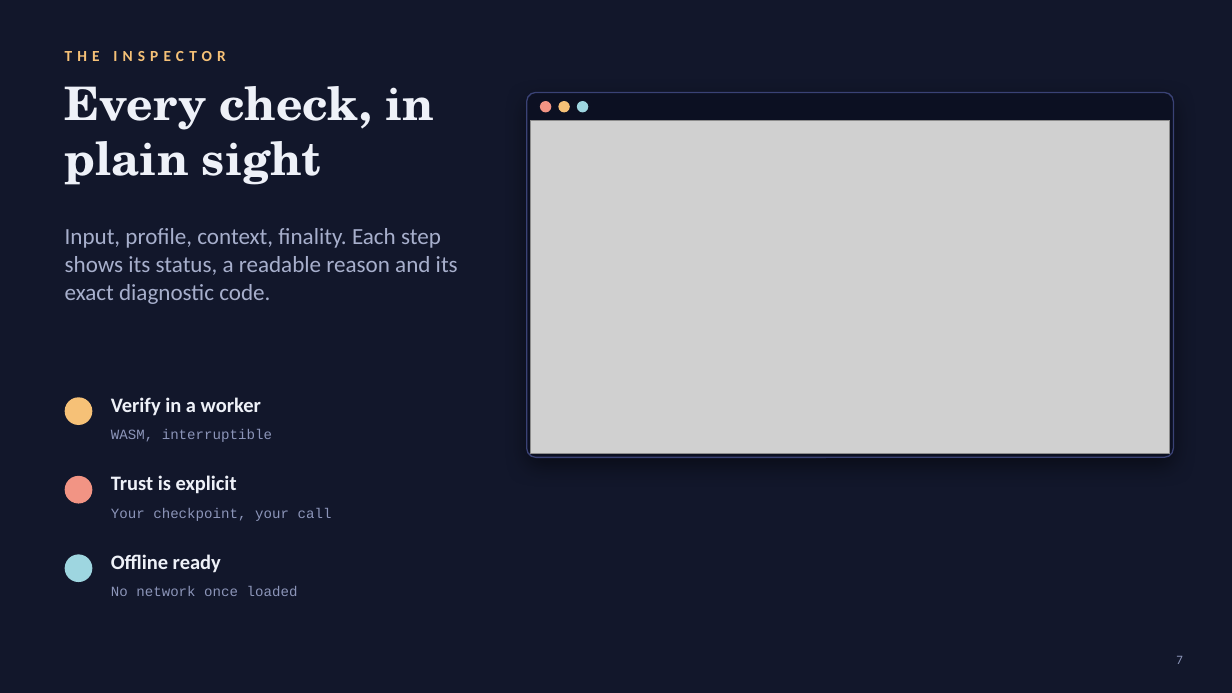
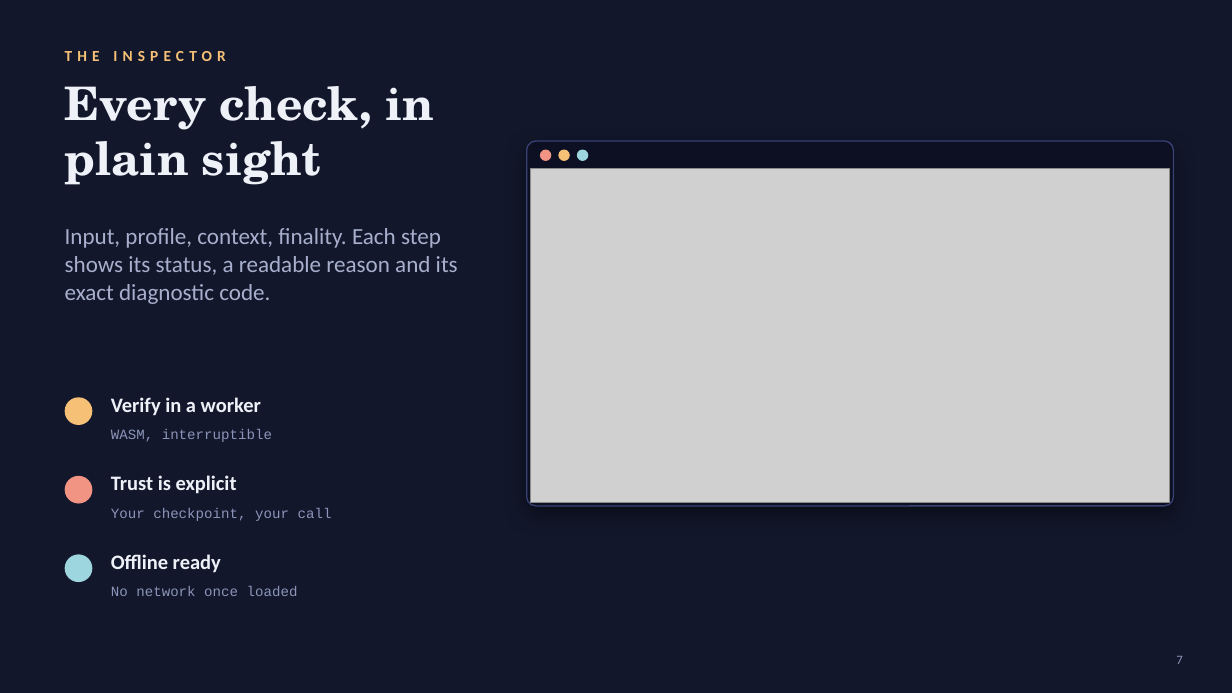
Before and after one commit to mansi0xc/monocle, a slide deck: slide 7 of Monocle-demo.pptx. Drawn at 1232x693 pixels with LibreOffice and Linux fonts; fonts in the diff are those of the drawing; grey boxes stand for pictures. Boxes give left, top, right and bottom in pixels: in the first picture for what was removed or moved away, otherwise in the second. Text is boxed around its words. In the diff, an @@ line names an element or a change of style, - is before the commit and + after.

```diff
--- a/Monocle-demo.pptx
+++ b/Monocle-demo.pptx
@@ 3 ellipses, 1 rounded rectangle, 1 picture: place and size @@
-3 ellipses, 1 rounded rectangle, 1 picture at [527, 92, 1174, 457]
+3 ellipses, 1 rounded rectangle, 1 picture at [527, 140, 1174, 506]
```
Also in this commit, not shown: 5 other slides changed, 1 slide added, 1 slide removed, 10 other files.
